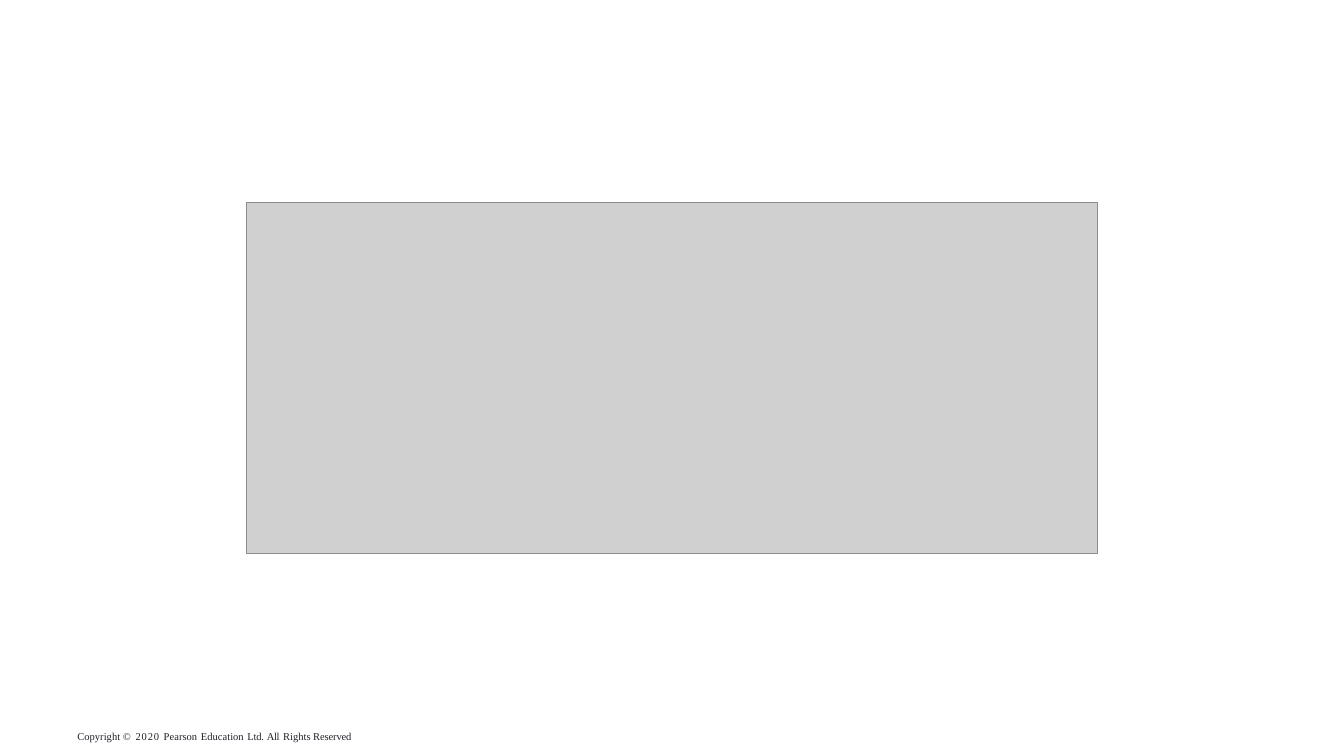
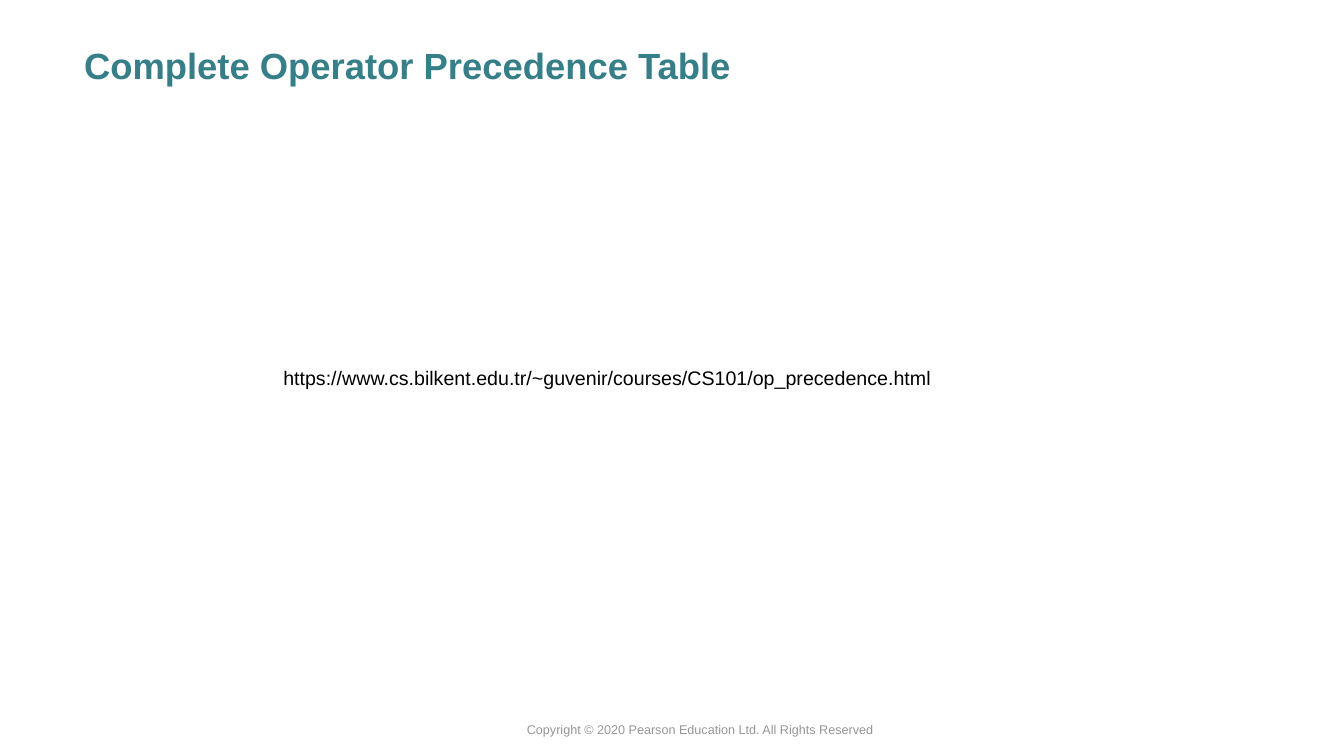
Before and after one commit to xiaoleibi/DMU26, a slide deck: slide 12 of ppt/Uge39_Selection.pptx. Drawn at 1344x756 pixels with LibreOffice and Linux fonts; fonts in the diff are those of the drawing; grey boxes stand for pictures. Boxes give left, top, right and bottom in pixels: in the first picture for what was removed or moved away, otherwise in the second. Text is boxed around its words. In the diff, an @@ line names an element or a change of style, - is before the commit and + after.

```diff
--- a/ppt/Uge39_Selection.pptx
+++ b/ppt/Uge39_Selection.pptx
@@ text added at bbox=[84, 52, 730, 87], 26 pt, text #367E88, bold @@
+Complete Operator Precedence Table
@@ picture removed at bbox=[246, 202, 1098, 554] @@
@@ text added at bbox=[283, 370, 930, 389], 14 pt, text #000000 @@
+https://www.cs.bilkent.edu.tr/~guvenir/courses/CS101/op_precedence.html
@@ text "Copyright © 2020 Pearson Education ...": place and size @@
-text "Copyright © 2020 Pearson Education ..." at bbox=[77, 732, 351, 743]
+text "Copyright © 2020 Pearson Education ..." at bbox=[527, 725, 873, 737]
@@ text "Copyright © 2020 Pearson Education ..." at bbox=[527, 725, 873, 737]: size 7.5 to 9 pt, font Times New Roman to Arial, text colour #1F2329 to #969696; letter spacing 0.6 to 0 pt in "© 2020"; letter spacing -0.2 to 0 pt in "Ltd."; letter spacing -0.3 to 0 pt in "All"; letter spacing -0.1 to 0 pt in "Reserved"; alignment left to centre; indent changed; line spacing 1 to 1.25; vertical alignment top to middle @@
```
Also in this commit, not shown: 14 other slides changed, 3 slides added, 7 slides removed.
